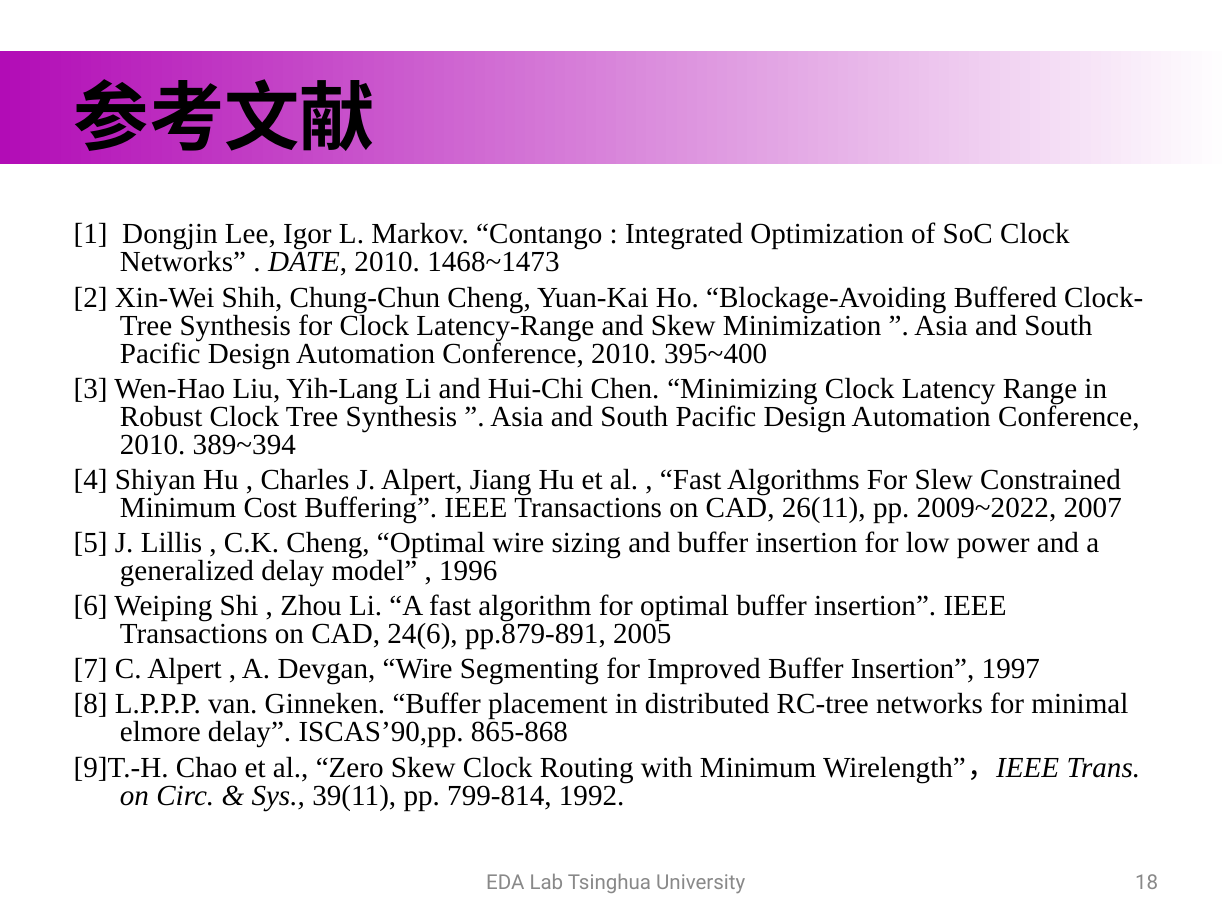
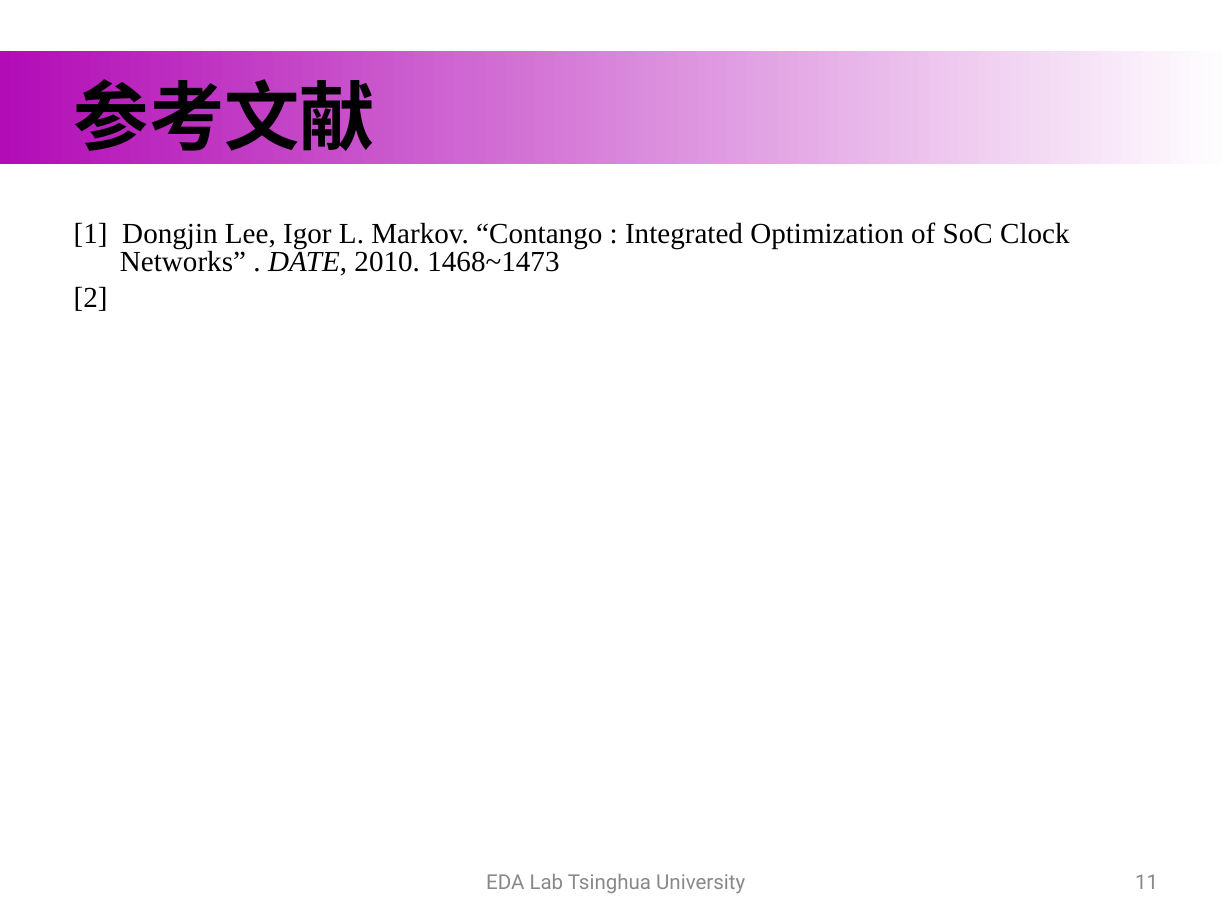
Before and after one commit to hewr1993/graduate_thesis, a slide deck: slide 11 of formal_materials/publish/开题.ppt (slide 18 before the commit). Drawn at 1232x924 pixels with LibreOffice and Linux fonts; fonts in the diff are those of the drawing; background and template pictures are left out. Boxes give left, top, right and bottom in pixels: in the first picture for what was removed or moved away, otherwise in the second. Text is boxed around its words. In the diff, an @@ line names an element or a change of style, - is before the commit and + after.

```diff
--- a/formal_materials/publish/开题.ppt
+++ b/formal_materials/publish/开题.ppt
@@ text at (x1=74, y1=286, x2=108, y2=311): text changed @@
-[2] Xin-Wei Shih, Chung-Chun Cheng, Yuan-Kai Ho. “Blockage-Avoiding Buffered Clock-Tree Synthesis for Clock Latency-Range and Skew Minimization ”. Asia and South Pacific Design Automation Conference, 2010. 395~400
-[3] Wen-Hao Liu, Yih-Lang Li and Hui-Chi Chen. “Minimizing Clock Latency Range in Robust Clock Tree Synthesis ”. Asia and South Pacific Design Automation Conference, 2010. 389~394
-  [4] Shiyan Hu , Charles J. Alpert, Jiang Hu et al. , “Fast Algorithms For Slew Constrained Minimum Cost Buffering”. IEEE Transactions on CAD, 26(11), pp. 2009~2022, 2007
-  [5] J. Lillis , C.K. Cheng, “Optimal wire sizing and buffer insertion for low power and a generalized delay model” , 1996
-  [6] Weiping Shi , Zhou Li. “A fast algorithm for optimal buffer insertion”. IEEE Transactions on CAD, 24(6), pp.879-891, 2005
-[7] C. Alpert , A. Devgan, “Wire Segmenting for Improved Buffer Insertion”, 1997
-[8] L.P.P.P. van. Ginneken. “Buffer placement in distributed RC-tree networks for minimal elmore delay”. ISCAS’90,pp. 865-868
-[9]T.-H. Chao et al., “Zero Skew Clock Routing with Minimum Wirelength”，IEEE Trans. on Circ. & Sys., 39(11), pp. 799-814, 1992.
+[2]
@@ page number at (x1=1135, y1=874, x2=1158, y2=889): text changed @@
-18
+11
```
Also in this commit, not shown: 3 other slides changed, 4 slides added, 12 slides removed, 3 other files.
